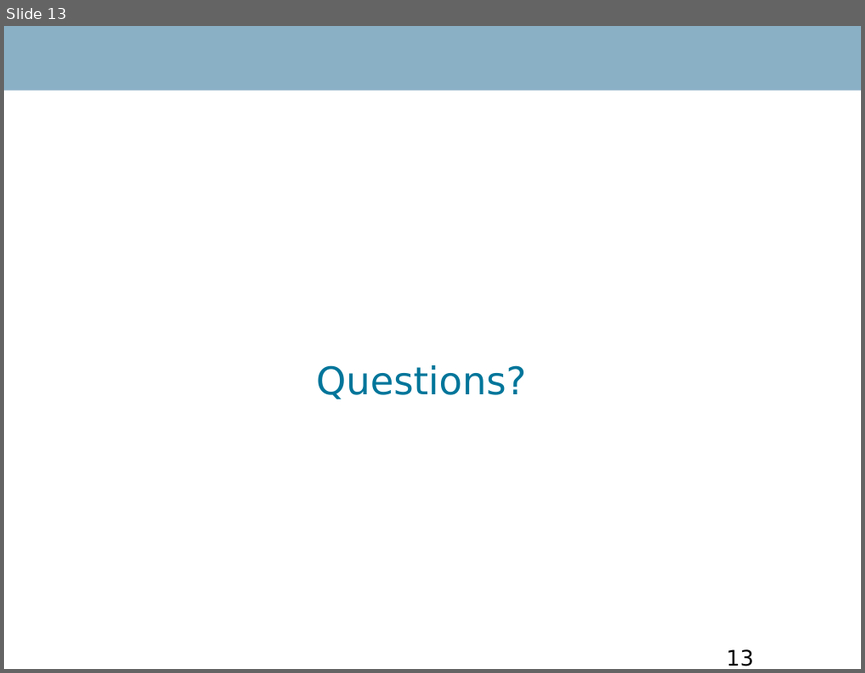
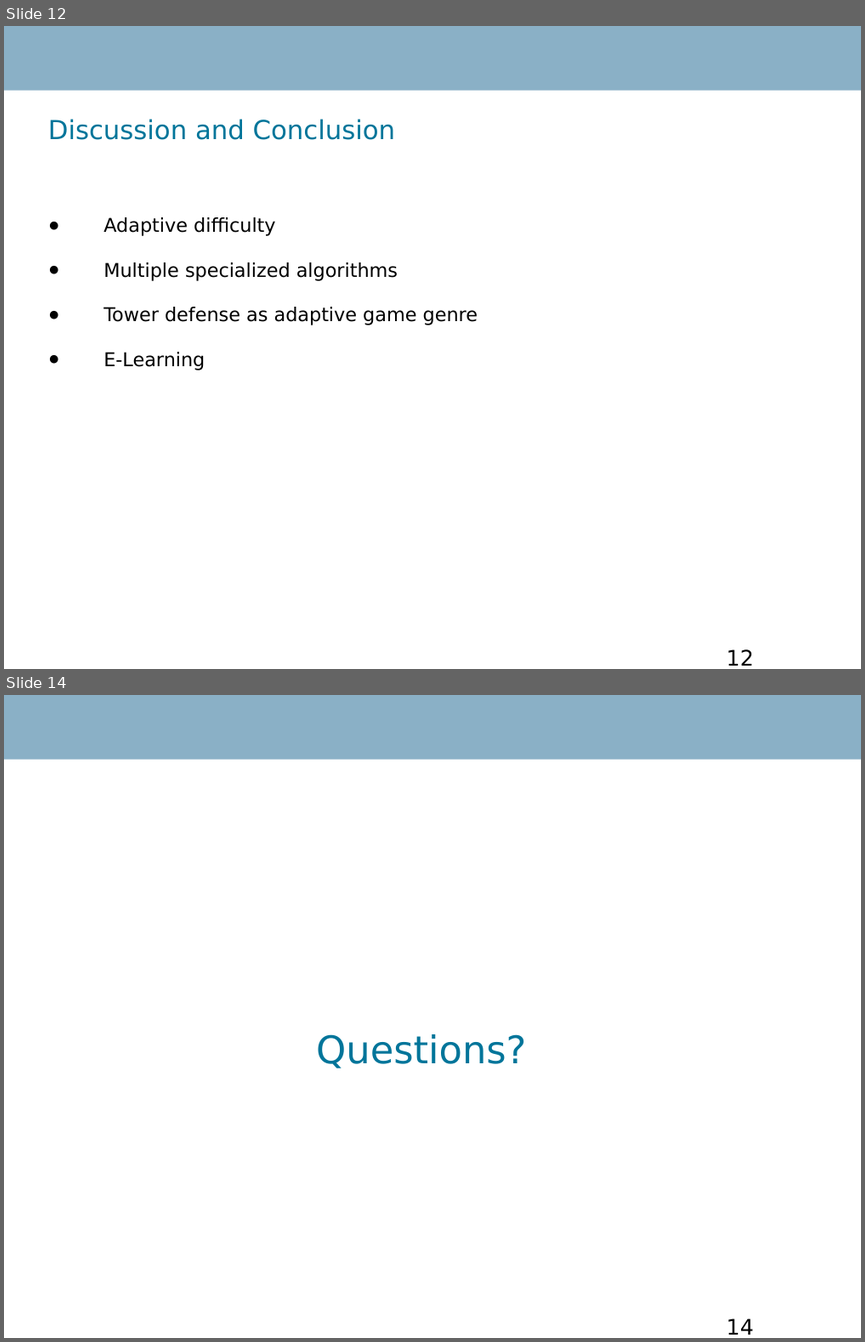
Before and after one commit to RobinTo/AdaptiveGame, a slide deck: IKT411 Advanced Project Report/presentation.ppt. Shown one above the other, each under a label of ours: slide 13 before the commit, slides 12 and 14 after it; the slides between them are not shown. The pictures are 865x673 and 865x1342 pixels, drawn with LibreOffice and Linux fonts; fonts in the diff are those of the drawing; background and template pictures are left out. Boxes give left, top, right and bottom in pixels: in the first picture for what was removed or moved away, otherwise in the second. Text is boxed around its words. In the diff, an @@ line names an element or a change of style, - is before the commit and + after.

```diff
--- a/IKT411 Advanced Project Report/presentation.ppt
+++ b/IKT411 Advanced Project Report/presentation.ppt
@@ slide 12 added at box(4, 26, 861, 669), background #FFFFFF; not listed: 1 template element that a slide beside it also shows @@
@@ title added at box(48, 119, 396, 140), 22 pt, text #00759A @@
+Discussion and Conclusion
@@ text added at box(103, 217, 477, 370), 16 pt, text #000000 @@
+● Adaptive difficulty
+● Multiple specialized algorithms
+● Tower defense as adaptive game genre
+● E-Learning
@@ page number added at box(726, 649, 754, 665), 18 pt, text #000000 @@
+12
@@ what was slide 13 is now slide 14 @@
@@ page number at box(726, 1318, 754, 1334): text changed @@
-13
+14
```
Also in this commit, not shown: 3 slides changed, 8 other slides added, 8 slides removed, 9 other files.
